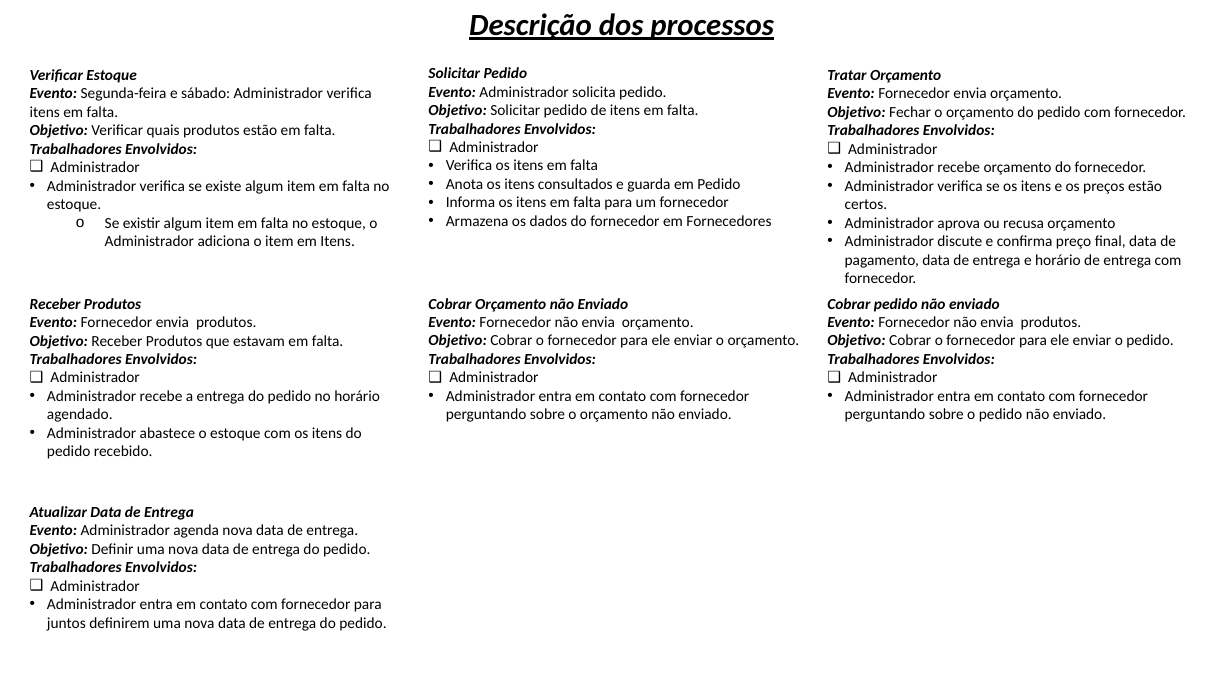
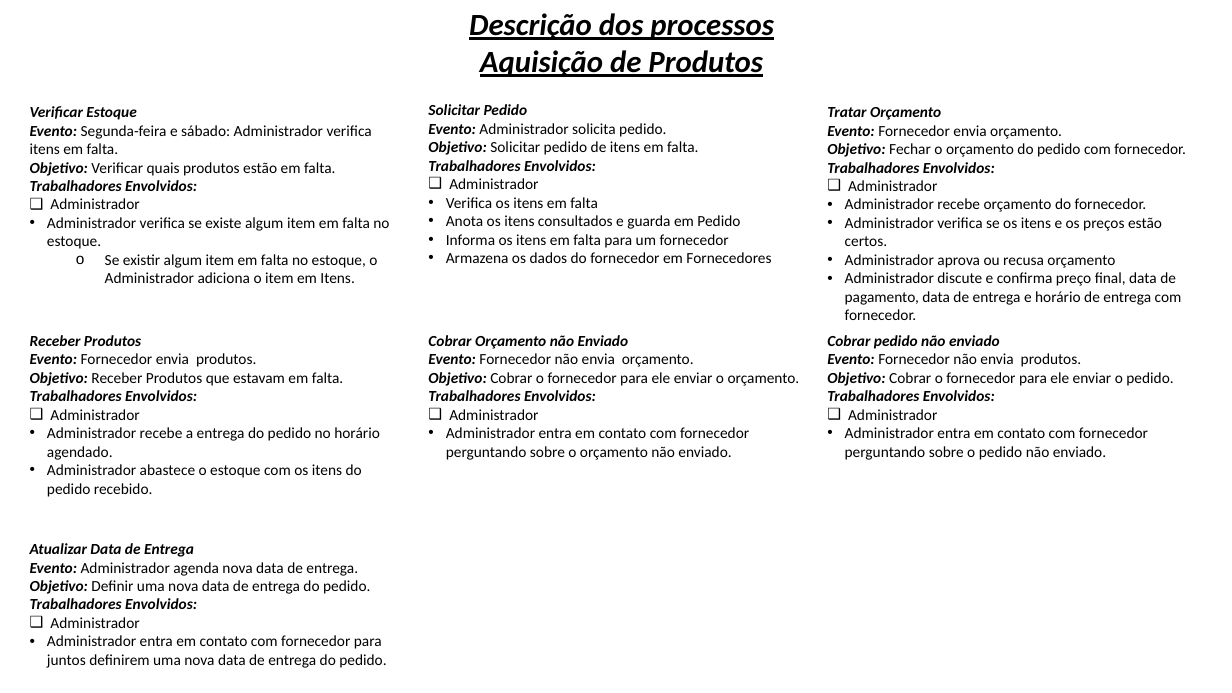
Before and after one commit to RafaelaMiwaTokas/OPE.revisao, a slide deck: slide 2 of 18. Descriçao dos Processos de Negocio.pptx. Drawn at 1232x693 pixels with LibreOffice and Linux fonts; fonts in the diff are those of the drawing. Boxes give left, top, right and bottom in pixels: in the first picture for what was removed or moved away, otherwise in the second. Text is boxed around its words. In the diff, an @@ line names an element or a change of style, - is before the commit and + after.

```diff
--- a/18. Descriçao dos Processos de Negocio.pptx
+++ b/18. Descriçao dos Processos de Negocio.pptx
@@ text at (480, 50, 763, 77): paragraph added @@
+Aquisição de Produtos
@@ text "Solicitar Pedido": place and size @@
-text "Solicitar Pedido" at (428, 67, 771, 226)
+text "Solicitar Pedido" at (428, 104, 771, 263)
@@ 5 texts: place and size @@
-5 texts at (30, 69, 1186, 459)
+5 texts at (30, 106, 1186, 497)
@@ text "Atualizar Data de Entrega": place and size @@
-text "Atualizar Data de Entrega" at (30, 506, 386, 631)
+text "Atualizar Data de Entrega" at (30, 543, 386, 668)
```
Also in this commit, not shown: 4 other slides changed, 2 other files.
